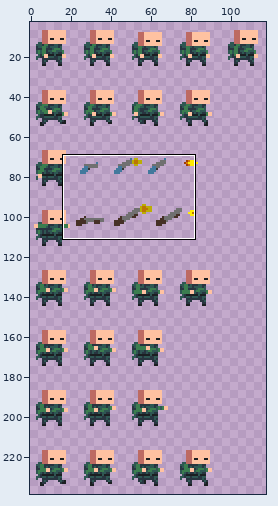
A sprite sheet gets an edit: Assets/Sprites/guns.png. Above: a wide view before the commit, with the close-up outlined.
Close-up. Old version:
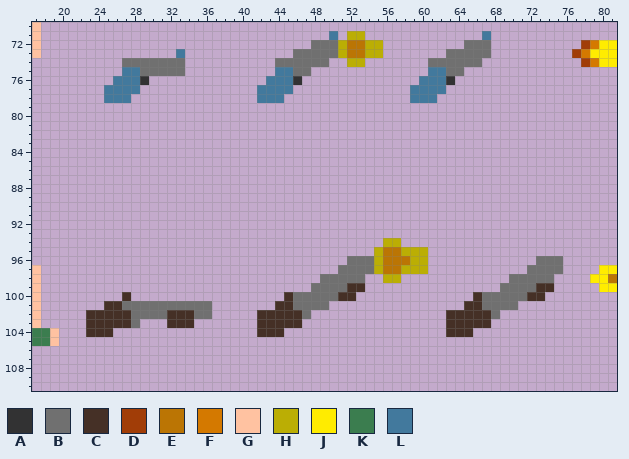
The file is 120x240 pixels. Shown: x 17..81, y 70..110. The wide view leaves out empty margins.
Palette (. is transparent): A #323233  B #707070  C #453026  D #a13d07  E #bb7504  F #d47900  G #ffc2a1  H #bbae04  J #ffec00  K #3b7d4f  L #42799d
Pixels before (only the part around the change), first column x 17:
 70 G...............................................................
 71 G................................L.HH.............L.............
 72 G..............................BBBHEEHH.........BBB..........DFJ
 73 G...............L............BBBBBHEEHH.......BBBBB.........DFJJ
 74 ..........BBBBBBB..........BBBBBB..HH.......BBBBBB...........DFJ
 75 ..........LLBBBBB..........LLBB.............LLBB................
 76 .........LLLA.............LLLA.............LLLA.................
 77 ........LLLL.............LLLL.............LLLL..................
 78 ........LLL..............LLL..............LLL...................
 79 ................................................................
 80 ................................................................
 81 ................................................................
 82 ................................................................
 83 ................................................................
 84 ................................................................
 85 ................................................................
 86 ................................................................
 87 ................................................................
 88 ................................................................
 89 ................................................................
 90 ................................................................
 91 ................................................................
 92 ................................................................
 93 ................................................................
 94 .......................................HH.......................
 95 ......................................HEEHHH....................
 96 ...................................BBBHEEEHH............BBB.....
 97 G.................................BBBBHEEHHH...........BBBB....J
 98 G...............................BBBBB..HH............BBBBB....JJ
 99 G..............................BBBBCC...............BBBBCC.....J
100 G.........C.................CBBBBBCC.............CBBBBBCC.......
101 G.......CCBBBBBBBBBB.......CCBBBB...............CCBBBB..........
102 G.....CCCCCBBBBCCCBB.....CCCCCB...............CCCCCB............
103 G.....CCCCCB...CCC.......CCCCC................CCCCC.............
104 KKG...CCC................CCC..................CCC...............
105 KKG.............................................................
106 ................................................................
107 ................................................................
108 ................................................................
109 ................................................................
110 ................................................................
Now the later version:
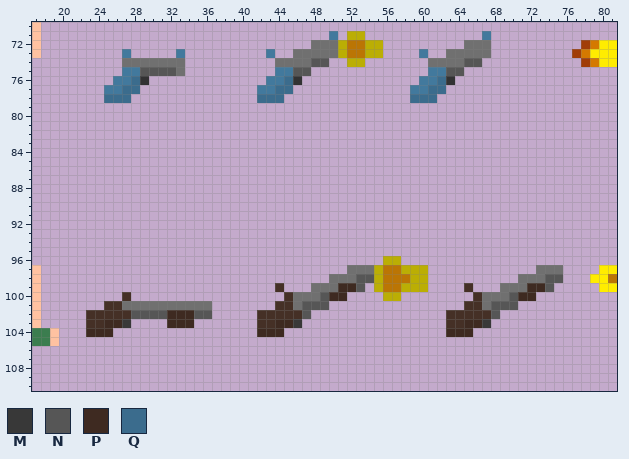
Colours new in this view: M #383838  N #565656  P #3e2a21  Q #3b6c8d
Author's note on the commit: very nice guns
Difference:
Colour C now appears in row 99 at x 44 and 65.
Colour E now appears in row 98 at x 58; in row 99 at x 56 to 57.
The author changed colour H to colour E in row 98 at x 56 to 57.
Colour H now appears in row 98 at x 55 and 59 to 60; in row 99 at x 55 and 58 to 60; in row 100 at x 56 to 57.
The author changed colour E to colour H in row 96 at x 56 to 57.
Colour L now appears in row 73 at x 27, 43 and 60.
The author changed colour C to colour M in row 103 at x 27, 46 and 67.
Colour N now appears in row 98 at x 54 and 75.
The author changed colour B to colour N in row 74 at x 48 to 49 and 65 to 66; in row 75 at x 29 to 32, 46 to 47 and 63 to 64; in row 98 at x 53 and 74; in row 100 at x 49 and 70; in row 101 at x 47 to 49 and 68 to 70; in row 102 at x 28 to 31, 35 to 36, 47 and 68.
The author changed colour C to colour N in row 99 at x 53 and 74.
The author changed colour B to colour P in row 99 at x 51 and 72; in row 100 at x 50 and 71.
The author changed colour C to colour P in row 99 at x 52 and 73; in row 100 at x 51 and 72; in row 102 at x 32 to 34; in row 103 at x 25 to 26, 32 to 34, 44 to 45 and 65 to 66; in row 104 at x 23 to 25, 42 to 44 and 63 to 65.
The author changed colour L to colour Q in row 76 at x 28, 45 and 62; in row 77 at x 27 to 28, 44 to 45 and 61 to 62; in row 78 at x 25 to 27, 42 to 44 and 59 to 61.
The author cleared colour B in row 96 at x 52 to 54 and 73 to 75; in row 97 at x 51 and 72; in row 98 at x 49 and 70; in row 103 at x 28.
The author cleared colour C in row 100 at x 52 and 73.
The author cleared colour E in row 95 at x 56 to 57; in row 96 at x 58.
The author cleared colour H in row 94 at x 56 to 57; in row 95 at x 55 and 58 to 60; in row 96 at x 55 and 59 to 60.
Boxes around the changes in both close-ups, in picture pixels (x1, y1, x2, y2):
changed: (104, 49, 176, 103)
changed: (257, 49, 329, 103)
changed: (410, 49, 482, 103)
changed: (257, 238, 428, 337)
changed: (446, 256, 563, 337)
changed: (86, 310, 212, 337)
